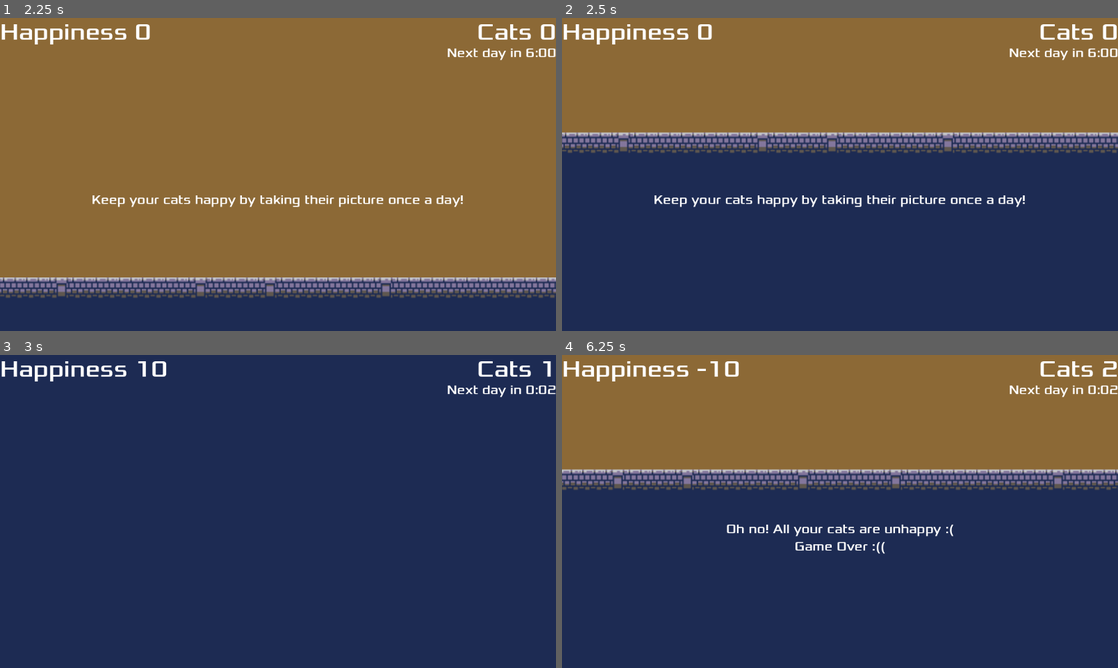
Above: before the commit, frames 1-4 (two rows, left to right).
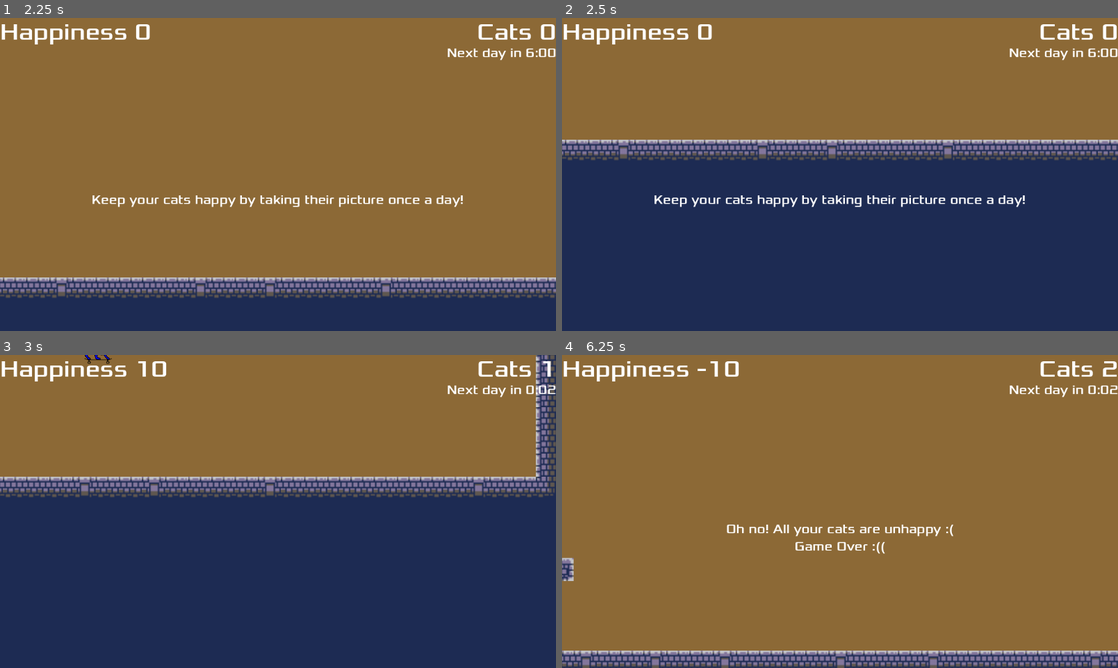
Above: after the commit, the same moments.

Repository: lfatton/UpsiJam22
Game: Godot game, scene res://Main.tscn
The game is run twice, just before and just after one commit, with the same random seed, the same clock (stepped at 60 frames per second) and the same inputs.
Inputs:
- Up to frame 1 (2.25 s): click "Play" at 0.5 s; tap Enter at 1.25 s; hold D (move_right) 1.28-2.03 s; tap Space at 2 s; hold S (move_down) from 2.03 s (still down)
- Up to frame 2 (2.5 s): keep holding S (move_down)
- Up to frame 3 (3 s): release S (move_down) at 2.78 s; hold D (move_right) from 2.78 s (still down)
- Up to frame 4 (6.25 s): release D (move_right) at 3.53 s; hold W (move_up) 3.53-4.28 s; hold A (move_left) 4.28-5.78 s; hold S (move_down) from 5.78 s (still down)

Frame 1 is identical in both runs. In frame 2, 7.3% of the frame differs, in the area x 0-100%, y 36-46%; in frame 3, 42%; in frame 4, 62%, in the area x 0-100%, y 36-100%.

Commit message:
camera clamped to walls

Diff:
--- a/Camera.gd
+++ b/Camera.gd
@@ -23,5 +23,5 @@
 		velocity = velocity.normalized() * speed
 
 	position += velocity * delta
-	#position.x = clamp(position.x, 0, screen_size.x)
-	#position.y = clamp(position.y, 0, screen_size.y)
+	position.x = clamp(position.x, 0, screen_size.x)
+	position.y = clamp(position.y, 0, screen_size.y)
